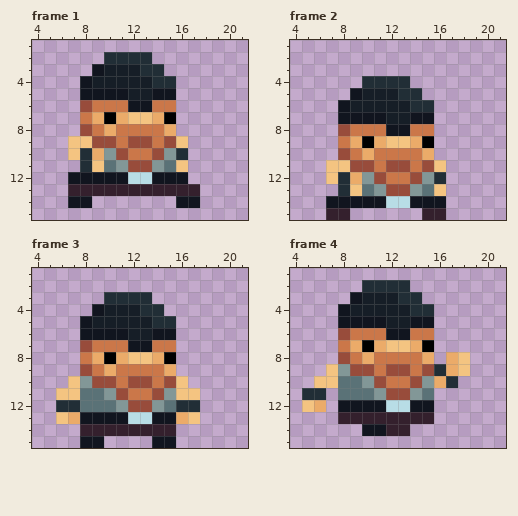
File history of a pixel-art file, Images/dwarf_animation_new_run_right.aseprite. Above, as it was before the edit.
28x16 pixels, 6 frames. Shown: frame 1: x 4..21, y 1..15; frame 2: x 4..21, y 1..15; frame 3: x 4..21, y 1..15; frame 4: x 4..21, y 1..15. The old version is drawn lined up with the new one. The commit also changed other frames, which this record leaves out.
New version:
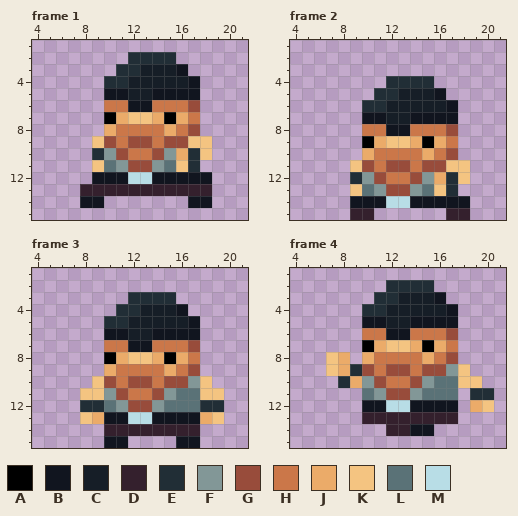
Palette (. is transparent): A #000000  B #11151f  C #161e27  D #34202d  E #212e36  F #829797  G #984c3b  H #cb7749  J #ebab69  K #f4c481  L #5a7277  M #b8dde6
Diff:
whole drawing moved by -2,+0 (the old picture is shown already moved)
Changed rows in their new state; - is an unchanged pixel.
Frame 1:
first column x 7:
 2 ---..--EE---
 3 --..EECCCB--
 4 -..EE--CCCB-
 5 -..------BB-
 6 -..------HG-
 7 -..------JH-
 8 -..------HG-
 9 ..K------GKK
10 ..E------JEK
11 -.--------E-
12 ..--------BB
13 .----------D
14 .-B------.-B
Frame 2:
first column x 7:
 4 ---..--EE---
 5 --..EECCCB--
 6 -..EE--CCCB-
 7 -..------BB-
 8 -..------HG-
 9 -..------JH-
10 -..------HG-
11 ..K------GKK
12 ..E------JEK
13 -.--------E-
14 ..--------BB
15 ..DD----..DD
Frame 3:
first column x 6:
 3 ----..--EE----
 4 ---..EECCCB---
 5 --..EE--CCCB--
 6 --..------BB--
 7 --..------HG--
 8 --..------JH--
 9 --..------HG--
10 -..K------GFK-
11 ..KK------LLKK
12 ..EE------LLEE
13 ..KJ------BBJK
14 --..------DD--
15 --..BB--..BB--
Frame 4:
first column x 5:
 2 -----..--EE-----
 3 ----..EECCCB----
 4 ---..EE--CCCB---
 5 ---..------BB---
 6 ---..------HG---
 7 ---..------JH---
 8 --KJ.------HG.--
 9 ---JE------GF---
10 -..EJ------LLKK-
11 ..-..------LL-EE
12 ..-..------BB-JK
13 ---..------DD---
14 -----..--BB-----
